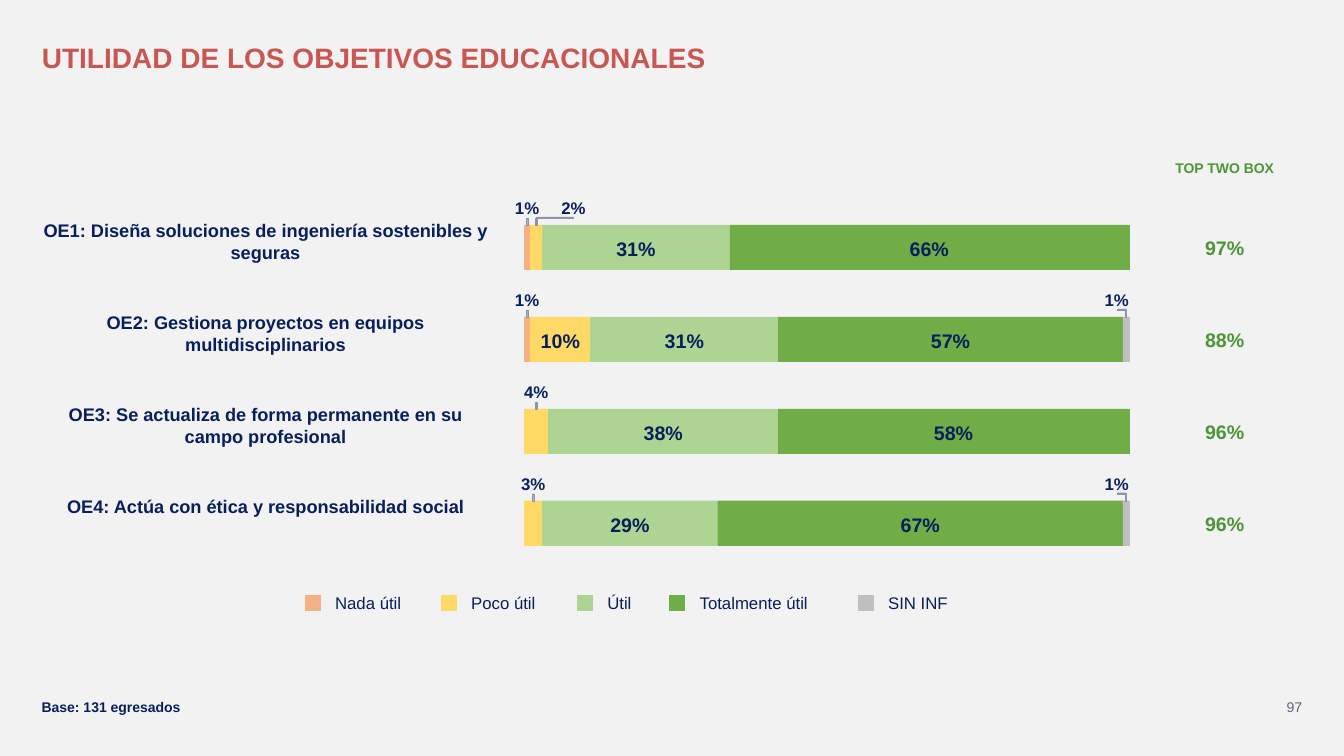
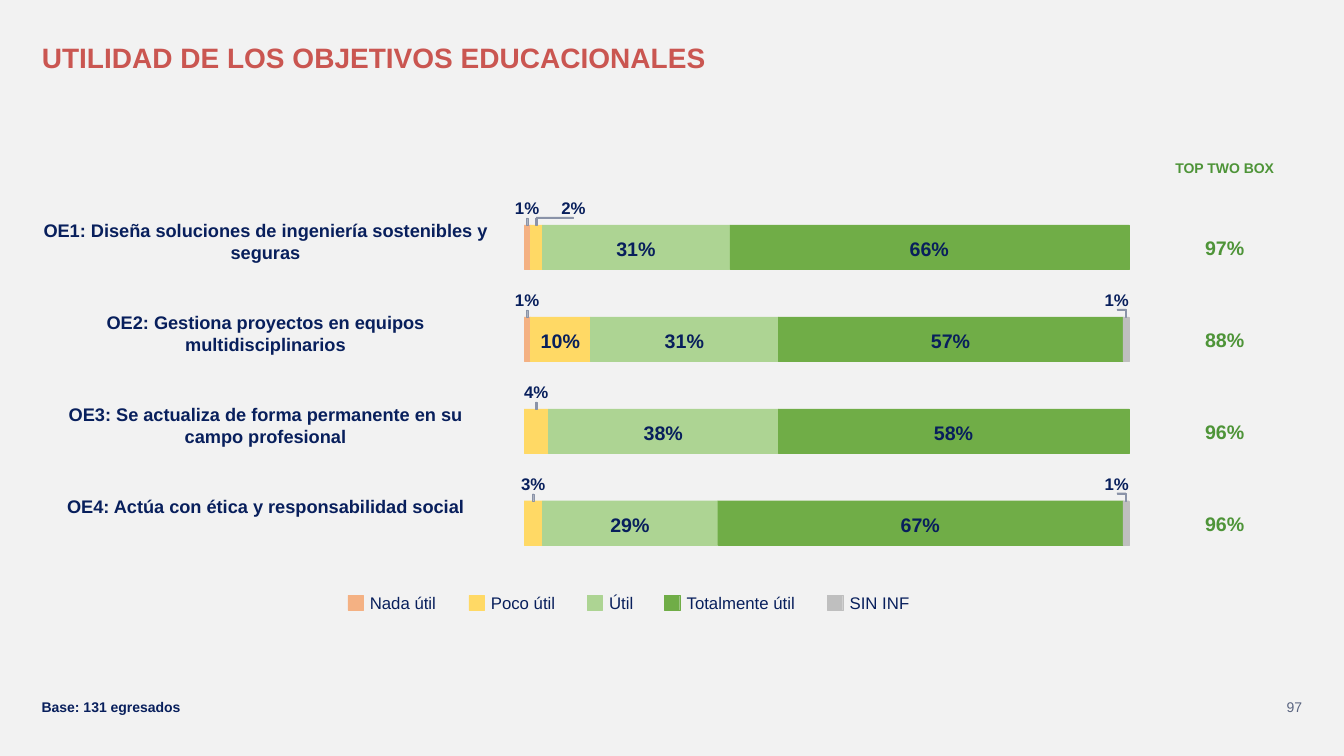
Before and after one commit to GonzaloAlmendariz/prosecnur-app, a slide deck: slide 97 of docs/qa/motor-ppt-2026-10-06/4-recetario/recetario-fiel.pptx. Drawn at 1344x756 pixels with LibreOffice and Linux fonts; fonts in the diff are those of the drawing; background and template pictures are left out. Boxes give left, top, right and bottom in pixels: in the first picture for what was removed or moved away, otherwise in the second. Text is boxed around its words. In the diff, an @@ line names an element or a change of style, - is before the commit and + after.

```diff
--- a/docs/qa/motor-ppt-2026-10-06/4-recetario/recetario-fiel.pptx
+++ b/docs/qa/motor-ppt-2026-10-06/4-recetario/recetario-fiel.pptx
@@ rectangle: place and size @@
-rectangle at (306, 596, 321, 611)
+rectangle at (348, 596, 363, 611)
@@ text "Nada útil": place and size @@
-text "Nada útil" at (335, 596, 401, 609)
+text "Nada útil" at (370, 596, 436, 609)
@@ rectangle: place and size @@
-rectangle at (442, 596, 457, 611)
+rectangle at (469, 596, 484, 611)
@@ text "Poco útil": place and size @@
-text "Poco útil" at (471, 596, 535, 609)
+text "Poco útil" at (491, 596, 555, 609)
@@ rectangle: place and size @@
-rectangle at (578, 596, 593, 611)
+rectangle at (587, 596, 602, 611)
@@ rectangle: place and size @@
-rectangle at (669, 596, 685, 611)
+rectangle at (664, 596, 680, 611)
@@ text "Totalmente útil": place and size @@
-text "Totalmente útil" at (700, 596, 807, 609)
+text "Totalmente útil" at (687, 596, 794, 609)
@@ rectangle: place and size @@
-rectangle at (858, 596, 873, 611)
+rectangle at (828, 596, 843, 611)
@@ text "SIN INF": place and size @@
-text "SIN INF" at (888, 597, 948, 609)
+text "SIN INF" at (850, 597, 909, 609)
```
Also in this commit, not shown: 60 other slides changed, 6 other files.
